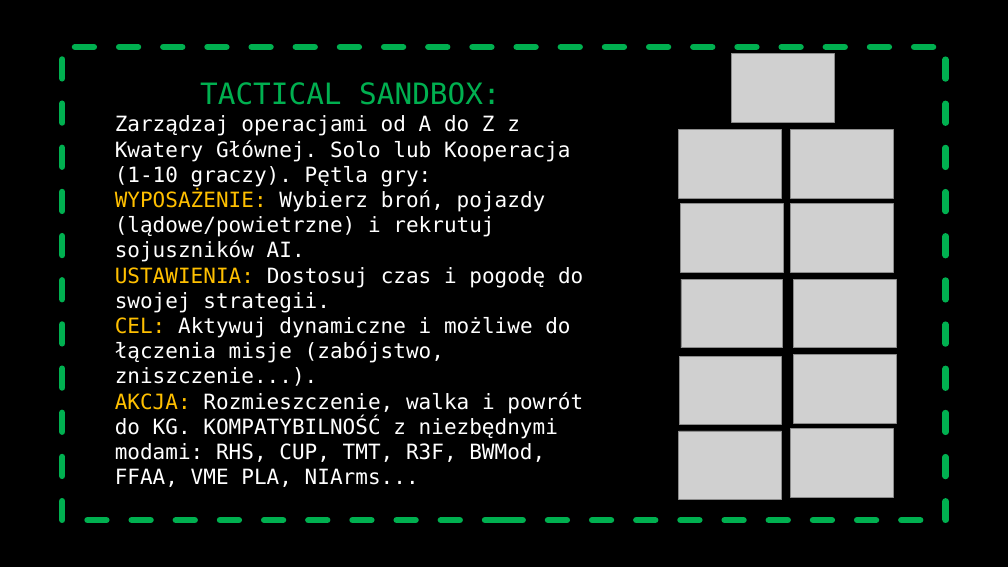
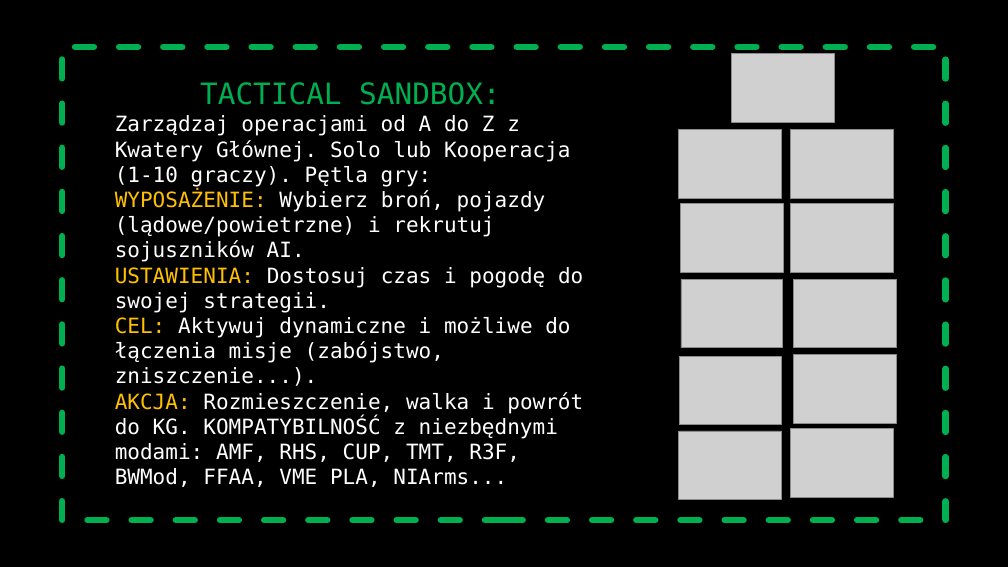
Before and after one commit to la404family/Arma3-Tactical-Sandbox, a slide deck: slide 10 of 01%20TACTICAL%20SANDBOX%20-%20Molos%20Version.Altis/other/Presentation1.pptx. Drawn at 1008x567 pixels with LibreOffice and Linux fonts; fonts in the diff are those of the drawing; grey boxes stand for pictures; background and template pictures are left out. Boxes give left, top, right and bottom in pixels: in the first picture for what was removed or moved away, otherwise in the second. Text is boxed around its words. In the diff, an @@ line names an element or a change of style, - is before the commit and + after.

```diff
--- a/01%20TACTICAL%20SANDBOX%20-%20Molos%20Version.Altis/other/Presentation1.pptx
+++ b/01%20TACTICAL%20SANDBOX%20-%20Molos%20Version.Altis/other/Presentation1.pptx
@@ text at [115, 392, 583, 487]: text changed @@
-AKCJA: Rozmieszczenie, walka i powrót do KG. KOMPATYBILNOŚĆ z niezbędnymi modami: RHS, CUP, TMT, R3F, BWMod, FFAA, VME PLA, NIArms...
+AKCJA: Rozmieszczenie, walka i powrót do KG. KOMPATYBILNOŚĆ z niezbędnymi modami: AMF, RHS, CUP, TMT, R3F, BWMod, FFAA, VME PLA, NIArms...
```
Also in this commit, not shown: 11 other slides changed, 8 other files.
